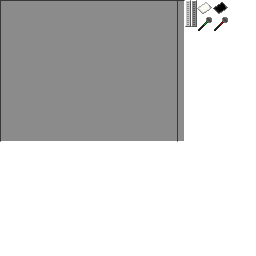
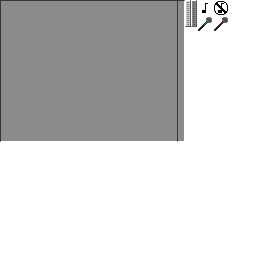
Two versions of the same layered image (256px x 256px). Layer-by-layer changes:
painted on "Hintergrund" over bbox(197, 1, 228, 15)
